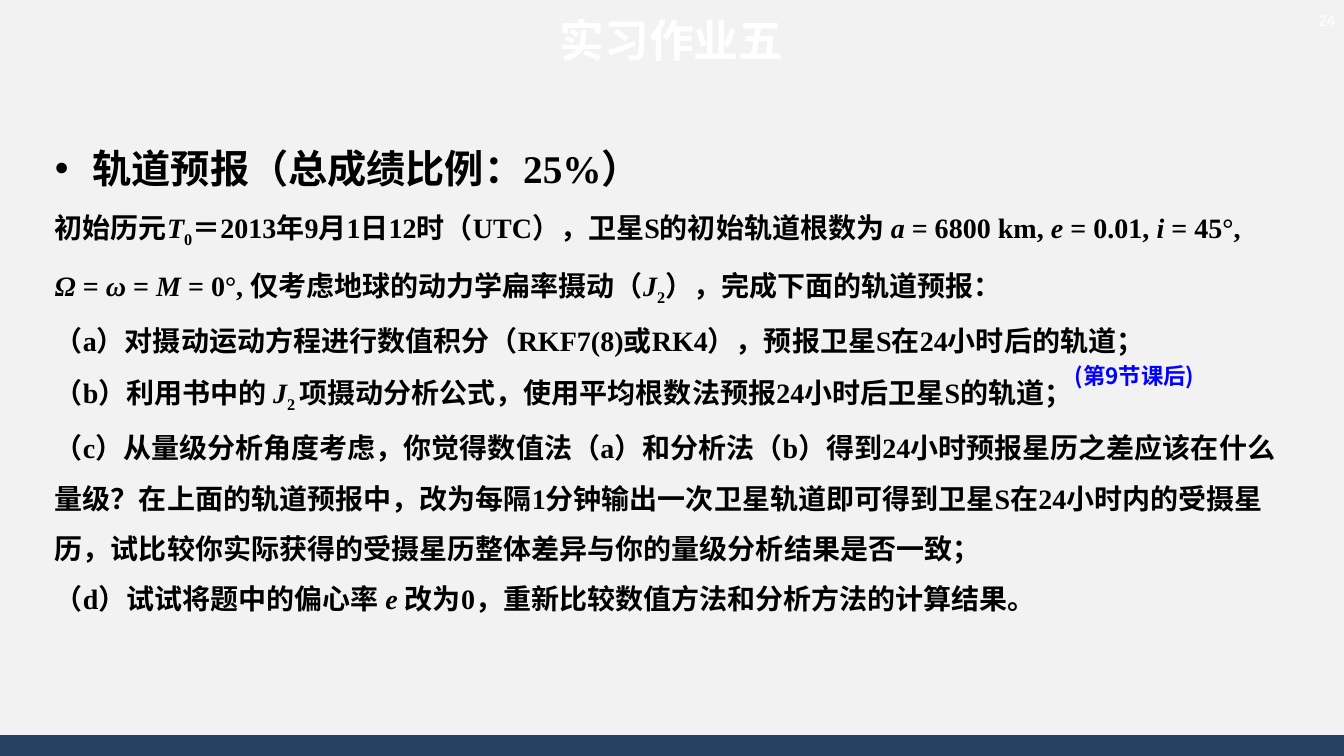
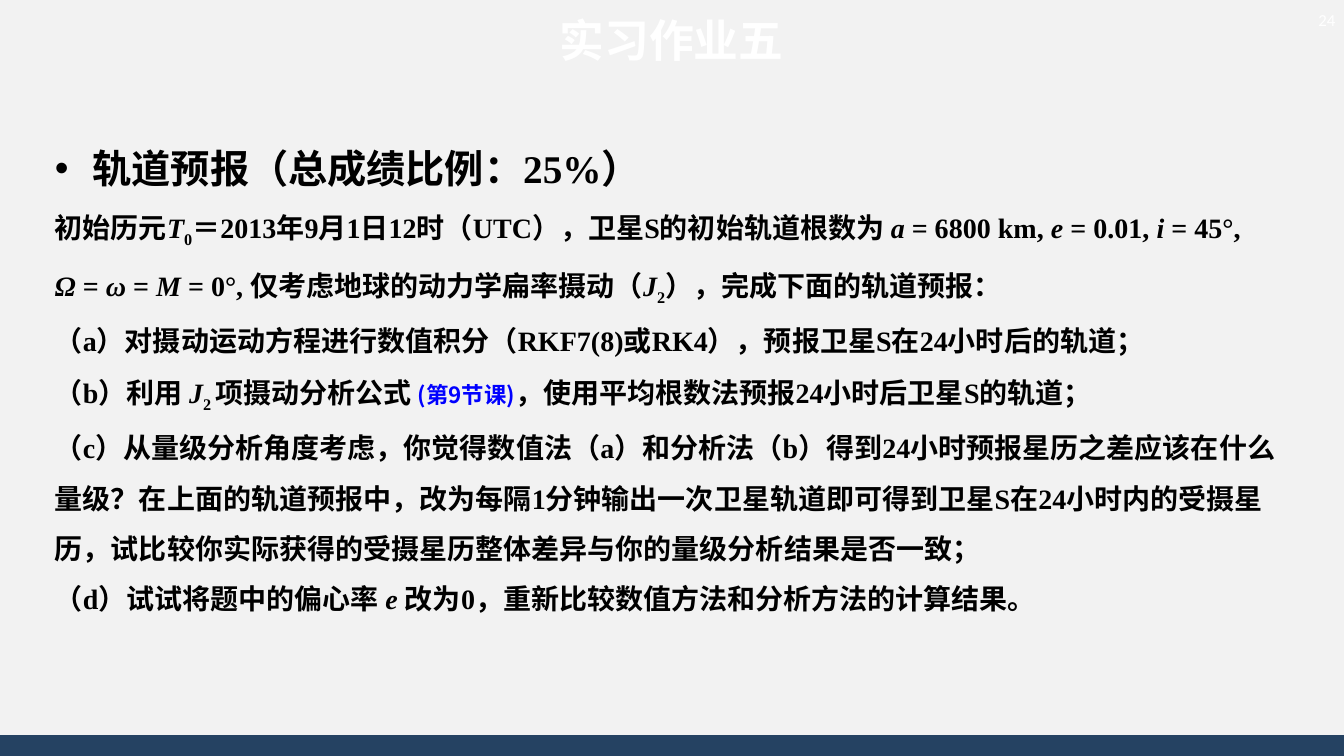
Before and after one commit to AsBackup/DAOSSA, a slide deck: slide 24 of 08 受摄二体问题.pptx. Drawn at 1344x756 pixels with LibreOffice and Linux fonts; fonts in the diff are those of the drawing; background and template pictures are left out. Boxes give left, top, right and bottom in pixels: in the first picture for what was removed or moved away, otherwise in the second. Text is boxed around its words. In the diff, an @@ line names an element or a change of style, - is before the commit and + after.

```diff
--- a/08 受摄二体问题.pptx
+++ b/08 受摄二体问题.pptx
@@ text at (55, 379, 1092, 408): text changed @@
-（b）利用书中的 J2 项摄动分析公式，使用平均根数法预报24小时后卫星S的轨道；
+（b）利用 J2 项摄动分析公式 (第9节课)，使用平均根数法预报24小时后卫星S的轨道；
@@ text removed at (1075, 365, 1194, 389) @@
-(第9节课后)
```
Also in this commit, not shown: 1 other slide changed, 4 other files.
